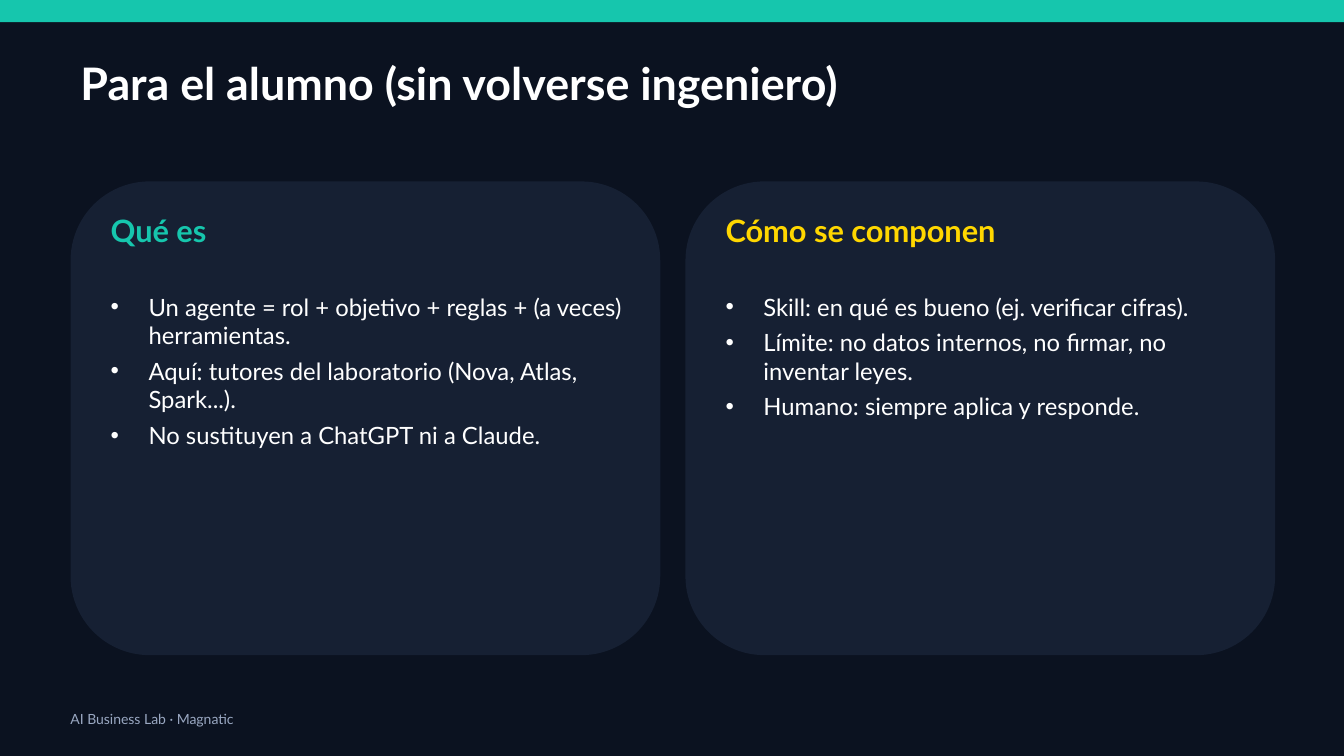
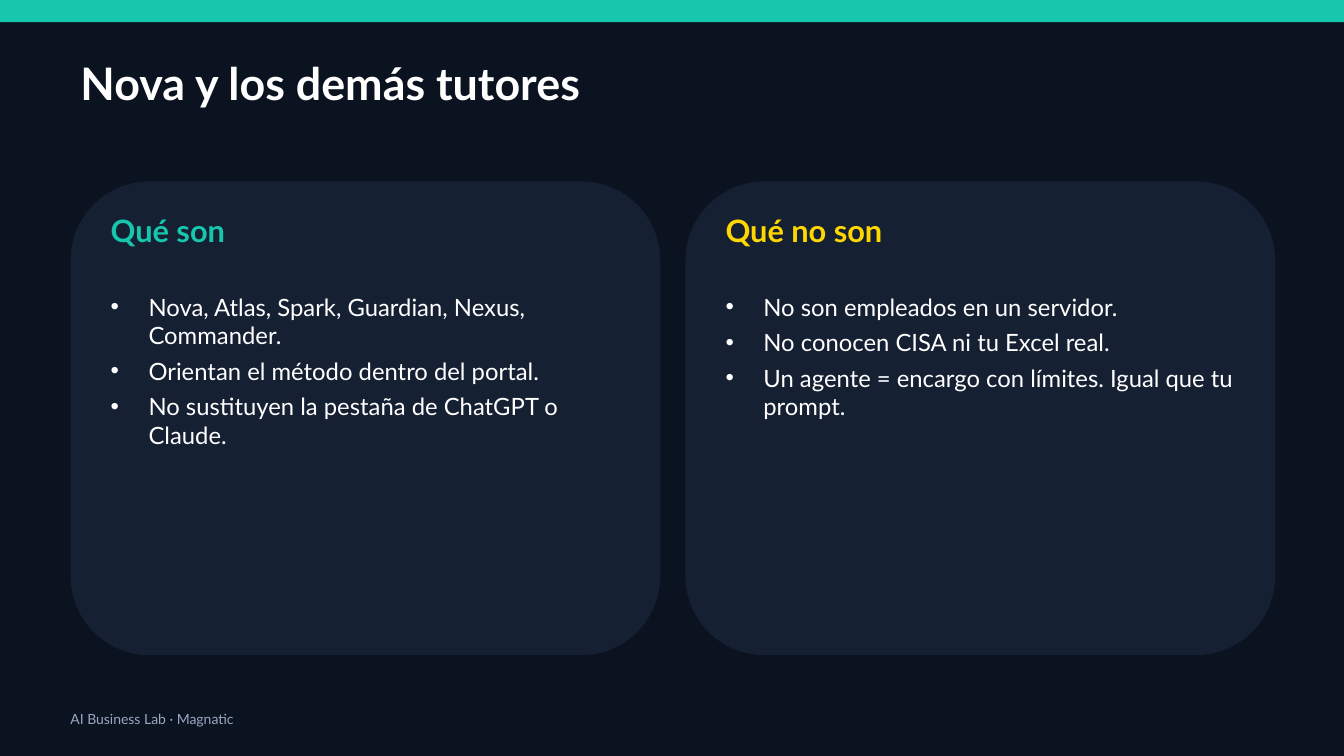
Before and after one commit to xander0408/CURSOS, a slide deck: slide 26 of AI-Business-Lab-Presentacion.pptx (slide 41 before the commit). Drawn at 1344x756 pixels with LibreOffice and Linux fonts; fonts in the diff are those of the drawing. Boxes give left, top, right and bottom in pixels: in the first picture for what was removed or moved away, otherwise in the second. Text is boxed around its words. In the diff, an @@ line names an element or a change of style, - is before the commit and + after.

```diff
--- a/AI-Business-Lab-Presentacion.pptx
+++ b/AI-Business-Lab-Presentacion.pptx
@@ text at box(80, 66, 580, 108): text changed @@
-Para el alumno (sin volverse ingeniero)
+Nova y los demás tutores
@@ text at box(111, 219, 225, 247): text changed @@
-Qué es
+Qué son
@@ text at box(726, 219, 883, 247): text changed @@
-Cómo se componen
+Qué no son
@@ text at box(149, 298, 558, 444): text changed @@
-• Un agente = rol + objetivo + reglas + (a veces) herramientas.
-• Aquí: tutores del laboratorio (Nova, Atlas, Spark...).
-• No sustituyen a ChatGPT ni a Claude.
+• Nova, Atlas, Spark, Guardian, Nexus, Commander.
+• Orientan el método dentro del portal.
+• No sustituyen la pestaña de ChatGPT o Claude.
@@ text at box(763, 298, 1233, 419): text changed @@
-• Skill: en qué es bueno (ej. verificar cifras).
-• Límite: no datos internos, no firmar, no inventar leyes.
-• Humano: siempre aplica y responde.
+• No son empleados en un servidor.
+• No conocen CISA ni tu Excel real.
+• Un agente = encargo con límites. Igual que tu prompt.
```
Also in this commit, not shown: 28 other slides changed, 1 slide added, 42 slides removed, 1 other file.
